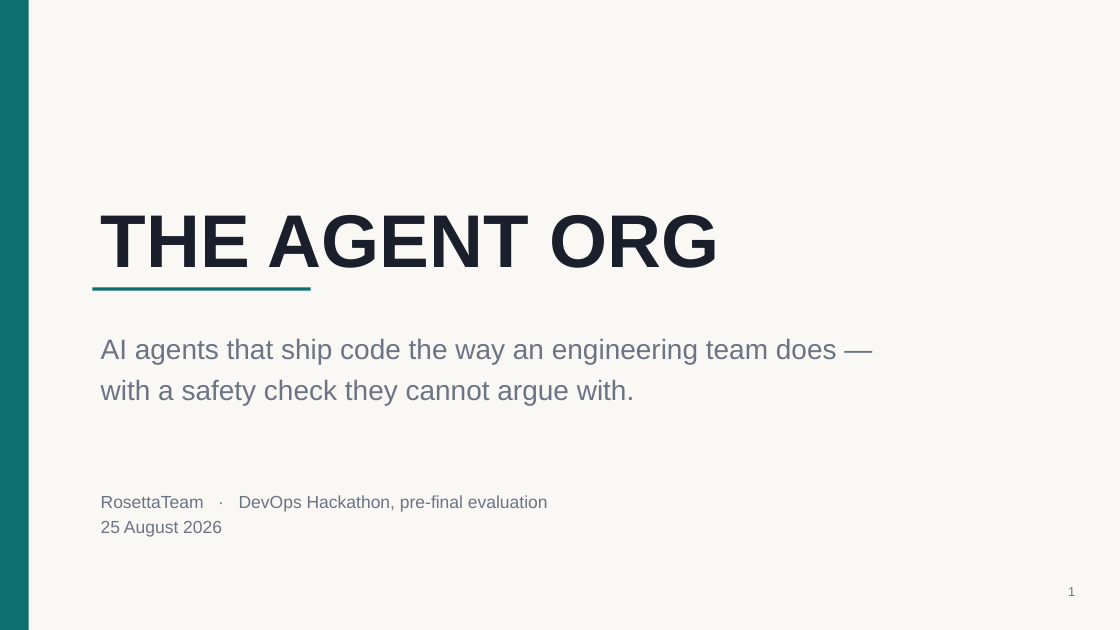
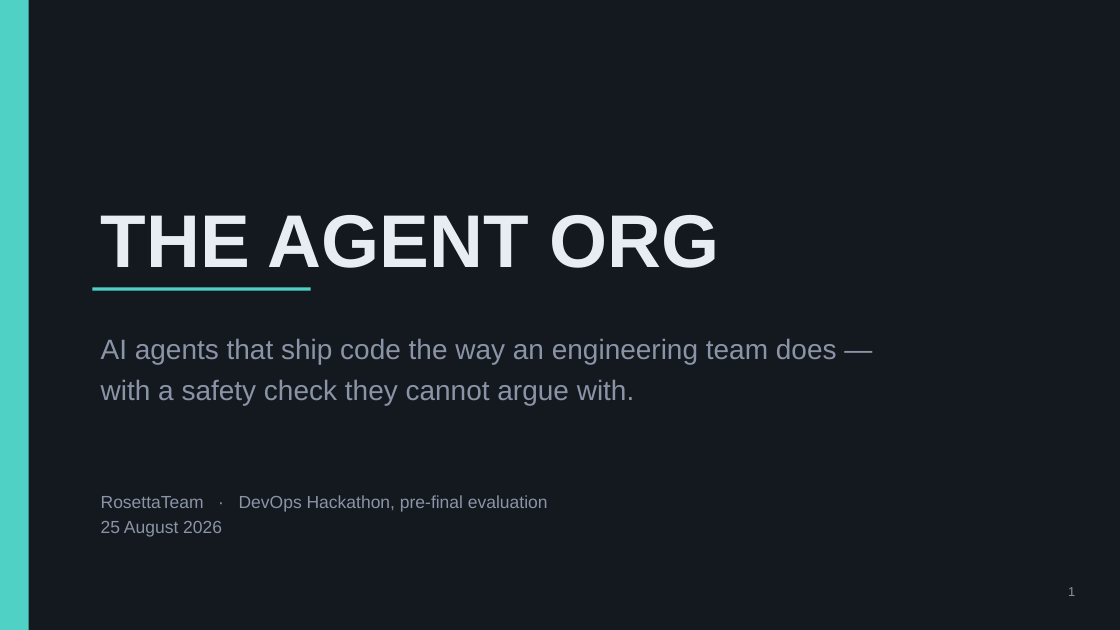
Before and after one commit to mohamedsorour1998/TheAgentOrg, a slide deck: slide 1 of docs/pitch/TheAgentOrg-prefinal.pptx. Drawn at 1120x630 pixels with LibreOffice and Linux fonts; fonts in the diff are those of the drawing. Boxes give left, top, right and bottom in pixels: in the first picture for what was removed or moved away, otherwise in the second. Text is boxed around its words. In the diff, an @@ line names an element or a change of style, - is before the commit and + after.

```diff
--- a/docs/pitch/TheAgentOrg-prefinal.pptx
+++ b/docs/pitch/TheAgentOrg-prefinal.pptx
@@ rectangle at [0,0,1120,630]: fill #FAF8F5 to #14181F @@
@@ rectangle at [0,0,29,630]: fill #0F6E6E to #4FD1C5 @@
@@ text "THE AGENT ORG" at [101,215,720,268]: text colour #1A1F2B to #E8EDF4 @@
@@ rectangle at [92,287,311,291]: fill #0F6E6E to #4FD1C5 @@
@@ text colour #6B7485 to #8A94A6 in 3 elements at [101,339,837,405], [101,495,548,537], [1068,587,1075,596] @@
```
Also in this commit, not shown: 12 other slides changed, 2 slides added, 10 other files.
